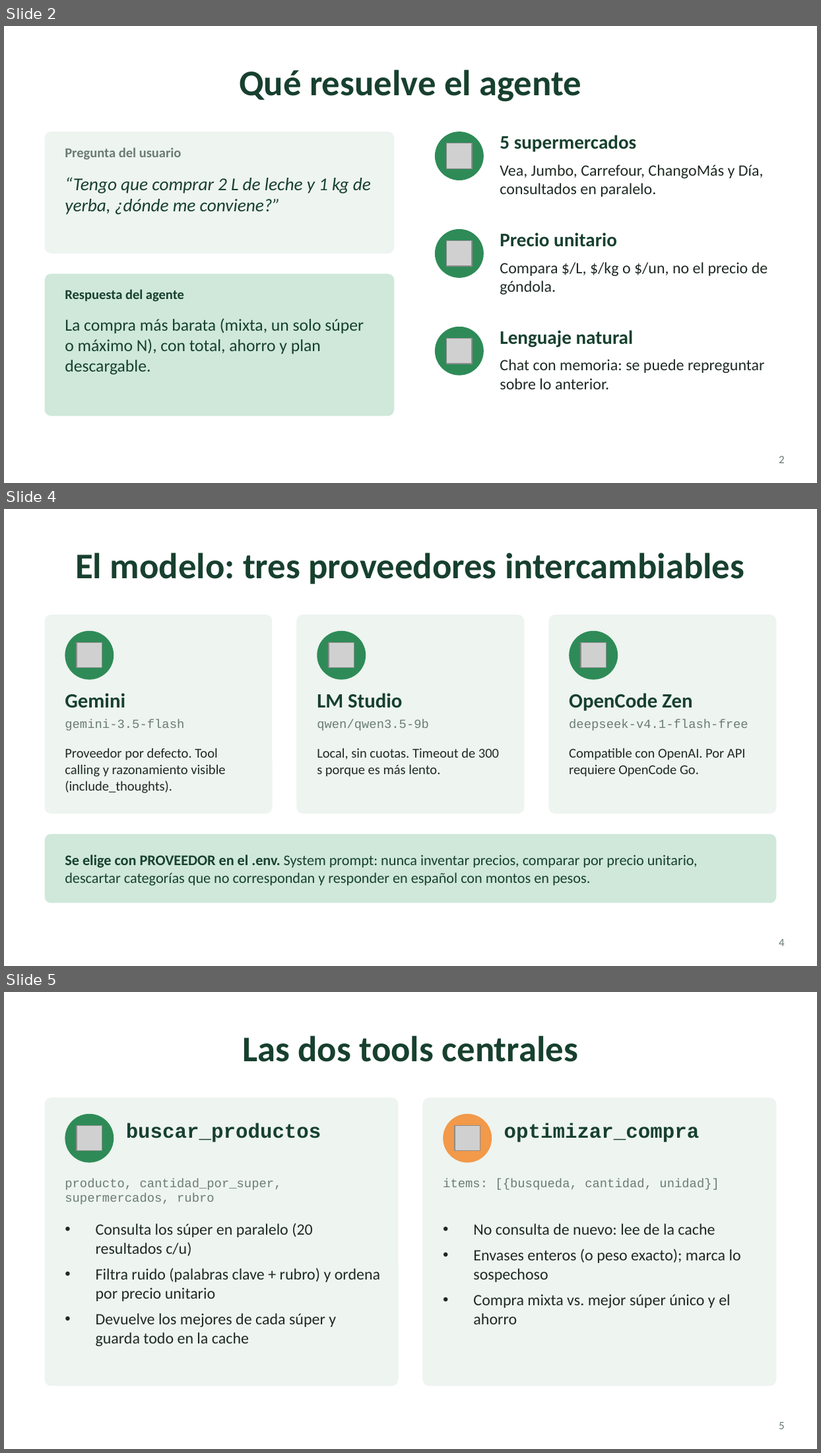
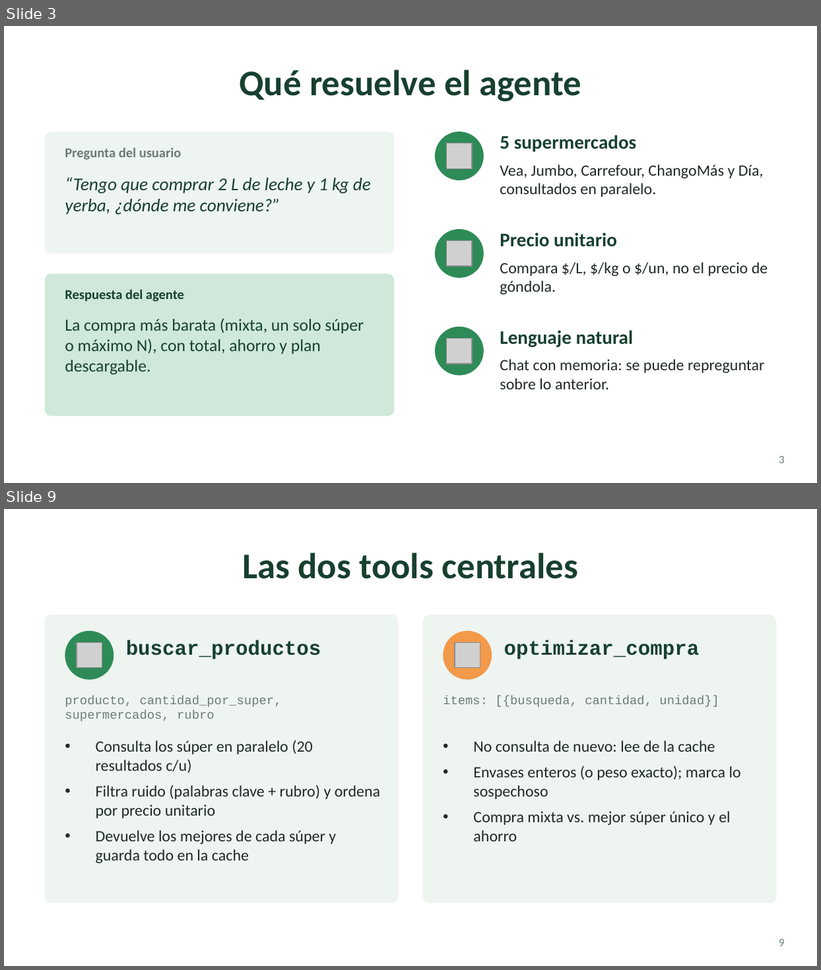
Before and after one commit to cuellojoaquinn/agente-de-supermercado, a slide deck: presentacion/super-agente.pptx. Shown one above the other, each under a label of ours: slides 2, 4 and 5 before the commit, slides 3 and 9 after it; the slides between them are not shown. The pictures are 821x1453 and 821x970 pixels, drawn with LibreOffice and Linux fonts; fonts in the diff are those of the drawing; grey boxes stand for pictures. Boxes give left, top, right and bottom in pixels: in the first picture for what was removed or moved away, otherwise in the second. Text is boxed around its words. In the diff, an @@ line names an element or a change of style, - is before the commit and + after.

```diff
--- a/presentacion/super-agente.pptx
+++ b/presentacion/super-agente.pptx
@@ slide 4 removed at <box>4,509,817,966</box>, background #FFFFFF @@
@@ title removed at <box>75,553,745,584</box> @@
-El modelo: tres proveedores intercambiables
@@ rounded rectangle removed at <box>45,615,273,814</box> @@
@@ rounded rectangle removed at <box>297,615,524,814</box> @@
@@ rounded rectangle removed at <box>548,615,776,814</box> @@
@@ ellipse removed at <box>65,631,114,680</box> @@
@@ picture removed at <box>77,642,102,667</box> @@
@@ ellipse removed at <box>317,631,366,680</box> @@
@@ picture removed at <box>329,642,354,667</box> @@
@@ ellipse removed at <box>569,631,618,680</box> @@
@@ picture removed at <box>580,642,606,667</box> @@
@@ text removed at <box>65,693,125,708</box> @@
-Gemini
@@ text removed at <box>317,693,402,708</box> @@
-LM Studio
@@ text removed at <box>569,693,692,711</box> @@
-OpenCode Zen
@@ text removed at <box>65,720,184,731</box> @@
-gemini-3.5-flash
@@ text removed at <box>317,720,429,731</box> @@
-qwen/qwen3.5-9b
@@ text removed at <box>569,720,748,731</box> @@
-deepseek-v4.1-flash-free
@@ text removed at <box>65,748,225,793</box> @@
-Proveedor por defecto. Tool calling y razonamiento visible (include_thoughts).
@@ text removed at <box>317,748,499,777</box> @@
-Local, sin cuotas. Timeout de 300 s porque es más lento.
@@ text removed at <box>569,748,746,777</box> @@
-Compatible con OpenAI. Por API requiere OpenCode Go.
@@ rounded rectangle removed at <box>45,834,776,904</box> @@
@@ text removed at <box>65,855,698,886</box> @@
-Se elige con PROVEEDOR en el .env. System prompt: nunca inventar precios, comparar por precio unitario, descartar categorías que no correspondan y responder en español con montos en pesos.
@@ page number removed at <box>779,939,785,947</box> @@
-4
@@ what was slide 2 is now slide 3 @@
@@ page number at <box>779,456,785,464</box>: text changed @@
-2
+3
@@ what was slide 5 is now slide 9 @@
@@ page number at <box>779,939,785,947</box>: text changed @@
-5
+9
```
Also in this commit, not shown: 2 slides changed, 9 slides added, 3 other files.
